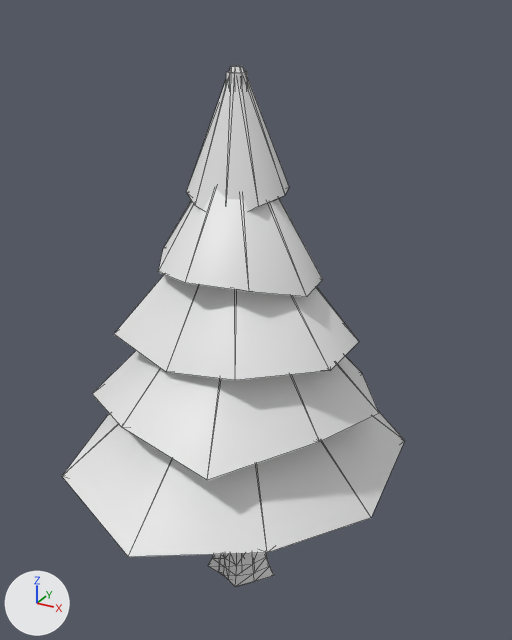
Renders of the glTF model models/variants/pine_v1.glb from each side of a commit.
Both versions are drawn from a 50 mm lens placed at (3.54, -6.07, 6.44), pointed at (0.16, 0.07, 3.37). Arrows for +X, +Y and +Z are at lower left; the lights stay in place. The first picture is the older version. Mesh edges are drawn as thin lines. Vertices at exactly the same position are counted once.

In view in the first picture: 'Body_Canopy0', 'Body_Canopy1', 'Body_Canopy2', 'Body_Canopy3', 'Body_Canopy4', 'Body_Trunk' and 1 more.
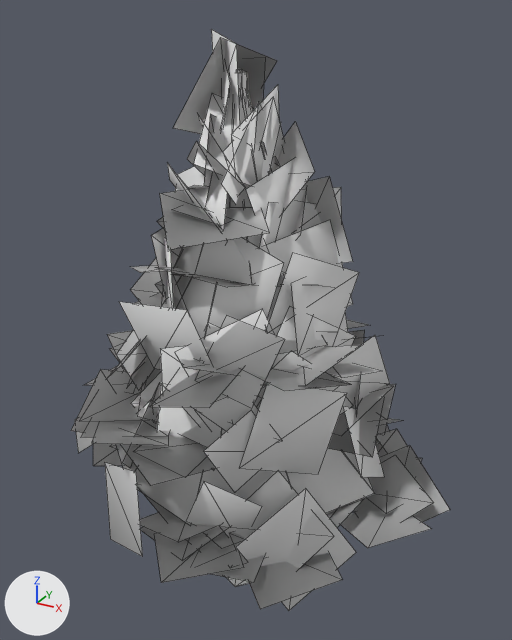
The change, as a diff of the scene's bpy script:
```diff
--- a/models/variants/pine_v1.glb.py
+++ b/models/variants/pine_v1.glb.py
@@ me_body_canopy0 @@
 # used by ob_body_canopy0; location = (0.0, 0.0, 2.65); rotation_euler = (0.0, 0.0, -0.402), in degrees (0, 0, -23)
-me_body_canopy0.from_pydata(...)  # 18 vertices, 32 faces; spans x -1.8..1.75, y -1.91..2.09, z -1.05..0.75
+me_body_canopy0.from_pydata(...)  # 366 vertices, 206 faces; spans x -2.02..2.16, y -2.15..2.37, z -1.47..1.21
+# me_body_canopy0 part 1: 18 vertices removed from x -1.8..1.75, y -1.91..2.09, z -1.05..0.75; 366 vertices added at x -2.02..2.16, y -2.15..2.37, z -1.47..1.21
@@ me_body_canopy1 @@
 # used by ob_body_canopy1; location = (0.0, 0.0, 3.4); rotation_euler = (0.0, 0.0, -1.404), in degrees (0, 0, -80)
-me_body_canopy1.from_pydata(...)  # 18 vertices, 32 faces; spans x -1.34..1.61, y -1.62..1.57, z -0.98..0.7
+me_body_canopy1.from_pydata(...)  # 266 vertices, 156 faces; spans x -1.88..1.44, y -1.68..2.09, z -1.28..1.01
+# me_body_canopy1 part 2: the whole mesh is rebuilt
@@ me_body_canopy2 @@
 # used by ob_body_canopy2; location = (0.0, 0.0, 4.1); rotation_euler = (0.0, 0.0, 1.541), in degrees (0, 0, 88)
-me_body_canopy2.from_pydata(...)  # 18 vertices, 32 faces; spans x -1.05..1.14, y -1.27..1.22, z -0.94..0.65
+me_body_canopy2.from_pydata(...)  # 190 vertices, 118 faces; spans x -1.54..1.54, y -1.36..1.61, z -1.25..1.02
+# me_body_canopy2 part 3: the whole mesh is rebuilt
@@ me_body_canopy3 @@
 # used by ob_body_canopy3; location = (0.0, 0.0, 4.75); rotation_euler = (0.0, 0.0, 0.979), in degrees (0, 0, 56)
-me_body_canopy3.from_pydata(...)  # 18 vertices, 32 faces; spans x -0.84..0.76, y -0.88..0.89, z -0.89..0.6
+me_body_canopy3.from_pydata(...)  # 118 vertices, 82 faces; spans x -1.12..1.01, y -0.98..1.03, z -1.15..1.03
+# me_body_canopy3 part 4: the whole mesh is rebuilt
@@ me_body_canopy4 @@
 # used by ob_body_canopy4; location = (0.0, 0.0, 5.4); rotation_euler = (0.0, 0.0, -2.218), in degrees (0, 0, -127)
-me_body_canopy4.from_pydata(...)  # 18 vertices, 32 faces; spans x -0.528..0.487, y -0.51..0.49, z -0.844..0.55
+me_body_canopy4.from_pydata(...)  # 62 vertices, 54 faces; spans x -0.813..0.873, y -0.677..1.067, z -1.262..0.863
+# me_body_canopy4 part 5: the whole mesh is rebuilt
@@ ob_body_canopy0 @@
 ob_body_canopy0.location = (0.0, 0.0, 2.65)
-ob_body_canopy0.rotation_euler = (0.0, 0.0, -0.402)  # degrees (0, 0, -23)
+ob_body_canopy0.rotation_euler = (0.0, 0.0, -1.608)  # degrees (0, 0, -92)
@@ ob_body_canopy1 @@
 ob_body_canopy1.location = (0.0, 0.0, 3.4)
-ob_body_canopy1.rotation_euler = (0.0, 0.0, -1.404)  # degrees (0, 0, -80)
+ob_body_canopy1.rotation_euler = (0.0, 0.0, 1.37)  # degrees (0, 0, 78)
@@ ob_body_canopy2 @@
 ob_body_canopy2.location = (0.0, 0.0, 4.1)
-ob_body_canopy2.rotation_euler = (0.0, 0.0, 1.541)  # degrees (0, 0, 88)
+ob_body_canopy2.rotation_euler = (0.0, 0.0, -1.606)  # degrees (0, 0, -92)
@@ ob_body_canopy3 @@
 ob_body_canopy3.location = (0.0, 0.0, 4.75)
-ob_body_canopy3.rotation_euler = (0.0, 0.0, 0.979)  # degrees (0, 0, 56)
+ob_body_canopy3.rotation_euler = (0.0, 0.0, -0.421)  # degrees (0, 0, -24)
@@ ob_body_canopy4 @@
 ob_body_canopy4.location = (0.0, 0.0, 5.4)
-ob_body_canopy4.rotation_euler = (0.0, 0.0, -2.218)  # degrees (0, 0, -127)
+ob_body_canopy4.rotation_euler = (0.0, 0.0, 2.829)  # degrees (0, 0, 162)
```

Changed parts and their boxes [x1, y1, x2, y2] in the pictures (512 x 640 px):
'Body_Canopy0', reshaped, turned
    before: [62, 412, 405, 557]
    after: [75, 366, 450, 610]
'Body_Canopy1', reshaped, turned
    before: [92, 351, 379, 480]
    after: [71, 275, 395, 492]
'Body_Canopy2', reshaped, turned
    before: [114, 275, 359, 380]
    after: [108, 202, 382, 408]
'Body_Canopy3', reshaped, turned
    before: [158, 189, 323, 297]
    after: [131, 85, 353, 287]
'Body_Canopy4', reshaped, turned
    before: [186, 66, 289, 211]
    after: [160, 29, 315, 250]
'Body_Trunk', unchanged, covered by the edit
    before: [208, 71, 274, 587]
    after: [227, 71, 249, 587]
